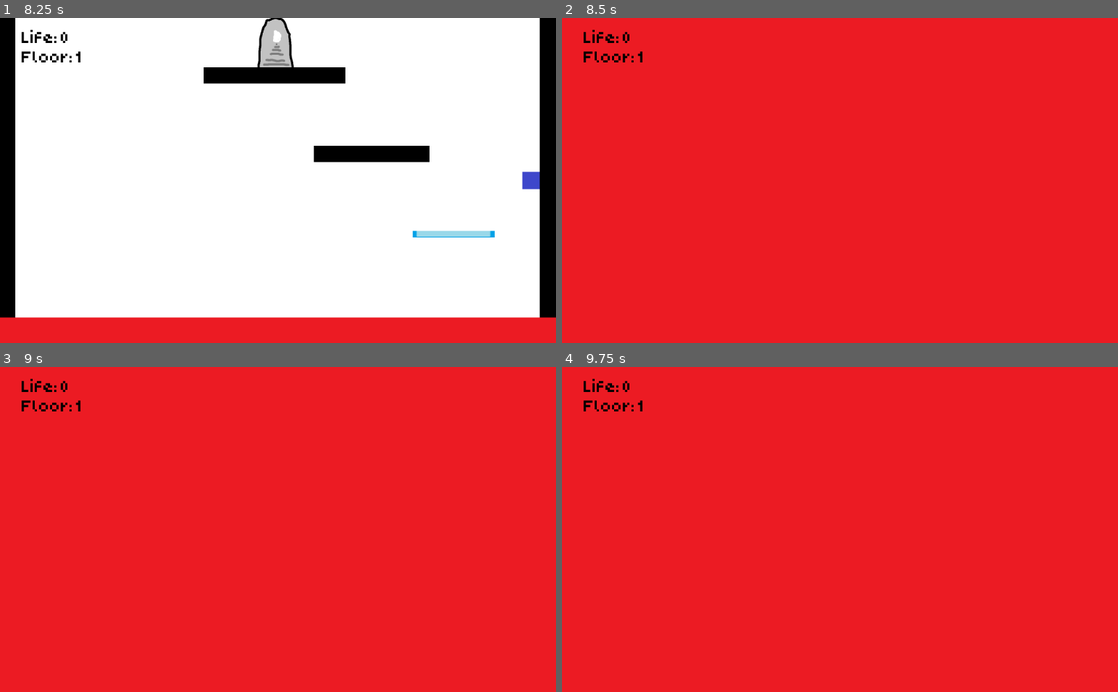
Above: before the commit, frames 1-4 (two rows, left to right).
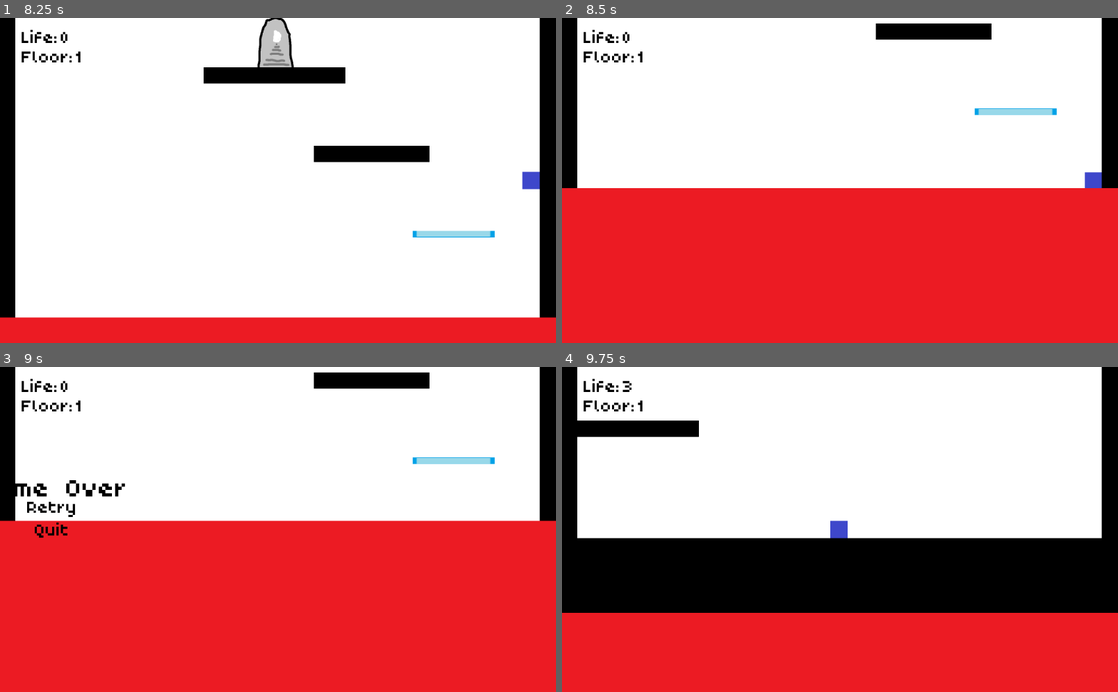
Above: after the commit, the same moments.

Repository: Darkstick/Jumper
Game: Godot game, scene res://Scenes/Levels/main.tscn
Same seed, same stepped clock (60 frames per second), same inputs: the game is played once before the commit and once after it.
Inputs (mouse positions are in pixels of both pictures, inside the frame that each line leads up to):
- Up to frame 1 (8.25 s): hold Right (right) 0.53-2.03 s; tap Up (up) at 0.6, 0.77, 1.07, 1.35, 1.52, 1.82, 2.1, 2.85, 3.02, 3.32, 3.6, 3.77, 4.07, 4.35, 4.52, 4.82, 5.1, 5.85, 6.02, 6.32, 6.6, 6.77, 7.07, 7.35, 7.52, 7.82, 8.1 s; hold Left (left) 2.03-2.78 s; hold Right (right) 2.78-4.28 s; hold Left (left) 4.28-5.03 s; hold Right (right) 5.03-5.78 s; hold Left (left) 5.78-7.28 s; hold Right (right) from 7.28 s (still down)
- Up to frame 2 (8.5 s): keep holding Right (right)
- Up to frame 3 (9 s): keep holding Right (right); tap Up (up) at 8.85 s
- Up to frame 4 (9.75 s): tap Up (up) at 9.02, 9.32 s; release Right (right) at 9.5 s; click (834, 506) at 9.5 s, where only the run after the commit has a clickable "Retry"

Frame 1 is identical in both runs. In frame 2, 52% of the frame differs, in the area x 0-100%, y 0-53%; in frame 3, 47%; in frame 4, 75%, in the area x 0-100%, y 0-76%.

Commit message:
game over screen created, implemented and up and running!!

Diff:
--- a/Scenes/Creatures/player.tscn
+++ b/Scenes/Creatures/player.tscn
@@ -1,7 +1,8 @@
-[gd_scene load_steps=4 format=2]
+[gd_scene load_steps=5 format=2]
 
 [ext_resource path="res://Ressources/Sprites/Placeholders/blue.png" type="Texture" id=1]
 [ext_resource path="res://Scripts/Creatures/player.gd" type="Script" id=2]
+[ext_resource path="res://Scenes/Objects/gameOverScreen.tscn" type="PackedScene" id=3]
 
 [sub_resource type="RectangleShape2D" id=1]
 extents = Vector2( 16, 16 )
@@ -35,4 +36,6 @@
 [node name="Invincibility" type="Timer" parent="."]
 one_shot = true
 
+[node name="gameOverScreen" parent="." instance=ExtResource( 3 )]
+
 [connection signal="timeout" from="Invincibility" to="." method="_on_Invincibility_timeout"]
--- /dev/null
+++ b/Scenes/Objects/gameOverScreen.tscn
@@ -0,0 +1,74 @@
+[gd_scene load_steps=4 format=2]
+
+[ext_resource path="res://Ressources/Fonts/Poco.tres" type="DynamicFont" id=1]
+[ext_resource path="res://Scripts/Objects/gameOverScreen.gd" type="Script" id=2]
+
+[sub_resource type="Animation" id=1]
+resource_name = "slide_in"
+tracks/0/type = "value"
+tracks/0/path = NodePath(".:offset")
+tracks/0/interp = 1
+tracks/0/loop_wrap = true
+tracks/0/imported = false
+tracks/0/enabled = true
+tracks/0/keys = {
+"times": PoolRealArray( 0, 1 ),
+"transitions": PoolRealArray( 1, 0.31864 ),
+"update": 0,
+"values": [ Vector2( -500, 200 ), Vector2( 374, 200 ) ]
+}
+
+[node name="CanvasLayer" type="CanvasLayer"]
+offset = Vector2( -500, 200 )
+transform = Transform2D( 1, 0, 0, 1, -500, 200 )
+script = ExtResource( 2 )
+
+[node name="VBoxContainer2" type="VBoxContainer" parent="."]
+margin_right = 180.0
+margin_bottom = 32.0
+rect_scale = Vector2( 1.5, 1.5 )
+__meta__ = {
+"_edit_use_anchors_": false
+}
+
+[node name="Label" type="Label" parent="VBoxContainer2"]
+margin_right = 180.0
+margin_bottom = 32.0
+custom_fonts/font = ExtResource( 1 )
+custom_colors/font_color = Color( 0, 0, 0, 1 )
+text = "Game Over"
+__meta__ = {
+"_edit_use_anchors_": false
+}
+
+[node name="VBoxContainer" type="VBoxContainer" parent="."]
+margin_left = 40.0
+margin_top = 40.0
+margin_right = 220.0
+margin_bottom = 156.0
+__meta__ = {
+"_edit_use_anchors_": false
+}
+
+[node name="Retry" type="Button" parent="VBoxContainer"]
+margin_right = 180.0
+margin_bottom = 38.0
+custom_fonts/font = ExtResource( 1 )
+custom_colors/font_color = Color( 0, 0, 0, 1 )
+text = "Retry"
+flat = true
+
+[node name="Quit" type="Button" parent="VBoxContainer"]
+margin_top = 42.0
+margin_right = 180.0
+margin_bottom = 80.0
+custom_fonts/font = ExtResource( 1 )
+custom_colors/font_color = Color( 0, 0, 0, 1 )
+text = "Quit"
+flat = true
+
+[node name="AnimationPlayer" type="AnimationPlayer" parent="."]
+anims/slide_in = SubResource( 1 )
+
+[connection signal="pressed" from="VBoxContainer/Retry" to="." method="_on_Retry_pressed"]
+[connection signal="pressed" from="VBoxContainer/Quit" to="." method="_on_Quit_pressed"]
--- a/Scripts/Creatures/lava.gd
+++ b/Scripts/Creatures/lava.gd
@@ -5,6 +5,9 @@
 
 func _ready():
 	z_index = 1
+
+func set_speed(change):
+	speed = change
 
 func contact(body):
 	body.damage()
--- a/Scripts/Creatures/player.gd
+++ b/Scripts/Creatures/player.gd
@@ -37,7 +37,9 @@
 			game_over()
 
 func game_over():
-	queue_free()
+	$CollisionShape2D.disabled = true
+	$Camera.set_limit(MARGIN_BOTTOM, position.y + 300)
+	$gameOverScreen/AnimationPlayer.play("slide_in")
 
 func _physics_process(delta):
 	#movement#
--- /dev/null
+++ b/Scripts/Objects/GameOverCamera.gd
@@ -0,0 +1,16 @@
+extends Camera2D
+
+
+# Declare member variables here. Examples:
+# var a = 2
+# var b = "text"
+
+
+# Called when the node enters the scene tree for the first time.
+func _ready():
+	pass # Replace with function body.
+
+
+# Called every frame. 'delta' is the elapsed time since the previous frame.
+#func _process(delta):
+#	pass
--- /dev/null
+++ b/Scripts/Objects/gameOverScreen.gd
@@ -0,0 +1,12 @@
+extends CanvasLayer
+
+func _on_Retry_pressed():
+	Global.hp = 3
+	Global.platforms = 5
+	$AnimationPlayer.play_backwards("slide_in")
+	Ui.update_health()
+	Ui.update_floor()
+	get_tree().change_scene("res://Scenes/Levels/main.tscn")
+
+func _on_Quit_pressed():
+	get_tree().quit()
